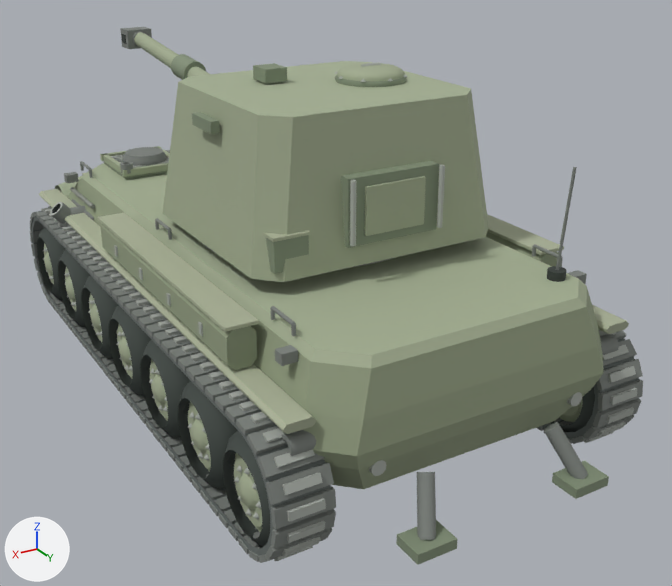
An edit to the glTF model spheres-web/ui/equipment-models/spheres-ground-artillery.glb, drawn before and after from the same camera.
Before and after are seen from a 50 mm lens placed at (4.06, 7.83, 4.51), pointed at (-0.36, 0.45, 0.82). Arrows for +X, +Y and +Z are at lower left; the lights stay in place. The picture after the commit comes second. Vertices at exactly the same position are counted once.

Objects in the first picture: 'Spheres self-propelled artillery'.
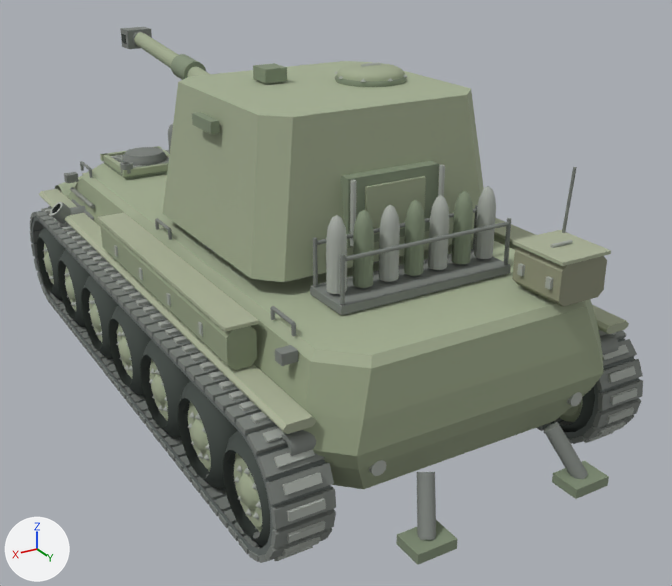
Diff of the bpy script that builds the scene:
```diff
--- a/spheres-web/ui/equipment-models/spheres-ground-artillery.glb.py
+++ b/spheres-web/ui/equipment-models/spheres-ground-artillery.glb.py
@@ me_spheres_self_propelled_artillery @@
 # used by ob_spheres_self_propelled_artillery; location = (0.0, 0.0, 0.0)
-me_spheres_self_propelled_artillery.from_pydata(...)  # 12107 vertices, 19428 faces; spans x -1.76..1.76, y -3.95..3.67, z 0.0..3.14
+me_spheres_self_propelled_artillery.from_pydata(...)  # 12870 vertices, 20822 faces; spans x -1.76..1.76, y -3.95..3.67, z 0.0..3.14
+# me_spheres_self_propelled_artillery part 1: a new loose piece, a box spanning x -0.81..0.81, y 2.025..2.485, z 1.649..1.719, in mat_painted_vehicle
+# me_spheres_self_propelled_artillery part 2: a new loose piece, an 8-sided cylinder along x spanning x -0.78..0.78, y 2.437..2.473, z 2.056..2.092, in mat_painted_vehicle
+# me_spheres_self_propelled_artillery part 3: a new loose piece, an 8-sided cylinder along z spanning x -0.798..-0.762, y 2.437..2.473, z 1.724..2.114, in mat_painted_vehicle
+# me_spheres_self_propelled_artillery part 4: a new loose piece, an 8-sided cylinder along z spanning x 0.762..0.798, y 2.437..2.473, z 1.724..2.114, in mat_painted_vehicle
+# me_spheres_self_propelled_artillery part 5: a new loose piece, an 8-sided cylinder along x spanning x -0.78..0.78, y 2.037..2.073, z 2.056..2.092, in mat_painted_vehicle
+# me_spheres_self_propelled_artillery part 6: a new loose piece, an 8-sided cylinder along z spanning x -0.798..-0.762, y 2.037..2.073, z 1.724..2.114, in mat_painted_vehicle
+# me_spheres_self_propelled_artillery part 7: a new loose piece, an 8-sided cylinder along z spanning x 0.762..0.798, y 2.037..2.073, z 1.724..2.114, in mat_painted_vehicle
+# me_spheres_self_propelled_artillery part 8: a new loose piece, a box spanning x -1.103..-0.613, y 2.7..3.25, z 2.008..2.036, in mat_painted_vehicle
+# me_spheres_self_propelled_artillery part 9: a new loose piece, a box spanning x -0.628..-0.6, y 3.106..3.156, z 1.792..1.877, in mat_painted_vehicle
+# me_spheres_self_propelled_artillery part 10: a new loose piece, a box spanning x -0.628..-0.6, y 2.794..2.844, z 1.792..1.877, in mat_painted_vehicle
+# me_spheres_self_propelled_artillery part 11: a new loose piece, an 8-sided cylinder along x spanning x -0.959..-0.757, y 2.96..2.99, z 2.035..2.065, in mat_painted_vehicle
+# me_spheres_self_propelled_artillery part 12: the loose piece of 8 vertices spanning x 0.76..1.06, y 1.52..1.92, z 1.83..2.1 is deleted
+# me_spheres_self_propelled_artillery part 13: the loose piece of 8 vertices spanning x 0.75..1.07, y 1.51..1.93, z 2.1..2.12 is deleted
+# me_spheres_self_propelled_artillery part 14: 366 vertices added at x -1.09..0.79, y 2.18..3.23, z 1.66..2.34
+# me_spheres_self_propelled_artillery part 15: 168 vertices added at x -0.01..0.39, y -2.1..-1.7, z 1.66..2.16
+# other edits to the shape of me_spheres_self_propelled_artillery do not show in these pictures
 me_spheres_self_propelled_artillery.materials.append(mat_painted_vehicle)
```

Where the change shows, as pixel boxes (x1, y1, x2, y2) in the pictures (672 x 586 px):
part 1 of me_spheres_self_propelled_artillery, added: after (310, 249, 511, 315)
part 2 of me_spheres_self_propelled_artillery, added: after (344, 222, 510, 261)
part 3 of me_spheres_self_propelled_artillery, added: after (504, 218, 511, 265)
part 4 of me_spheres_self_propelled_artillery, added: after (340, 254, 345, 305)
part 5 of me_spheres_self_propelled_artillery, added: after (316, 208, 477, 245)
part 6 of me_spheres_self_propelled_artillery, added: after (473, 205, 478, 250)
part 7 of me_spheres_self_propelled_artillery, added: after (313, 237, 318, 287)
part 8 of me_spheres_self_propelled_artillery, added: after (513, 230, 611, 266)
part 9 of me_spheres_self_propelled_artillery, added: after (545, 276, 553, 290)
part 10 of me_spheres_self_propelled_artillery, added: after (517, 263, 525, 276)
part 11 of me_spheres_self_propelled_artillery, added: after (550, 240, 573, 248)
part 12 of me_spheres_self_propelled_artillery, deleted (green): before (266, 235, 309, 274)
part 13 of me_spheres_self_propelled_artillery, deleted: before (263, 231, 310, 242)
part 14 of me_spheres_self_propelled_artillery, added: after (326, 186, 607, 307)
part 15 of me_spheres_self_propelled_artillery, added (mostly hidden): after (168, 124, 173, 154)
